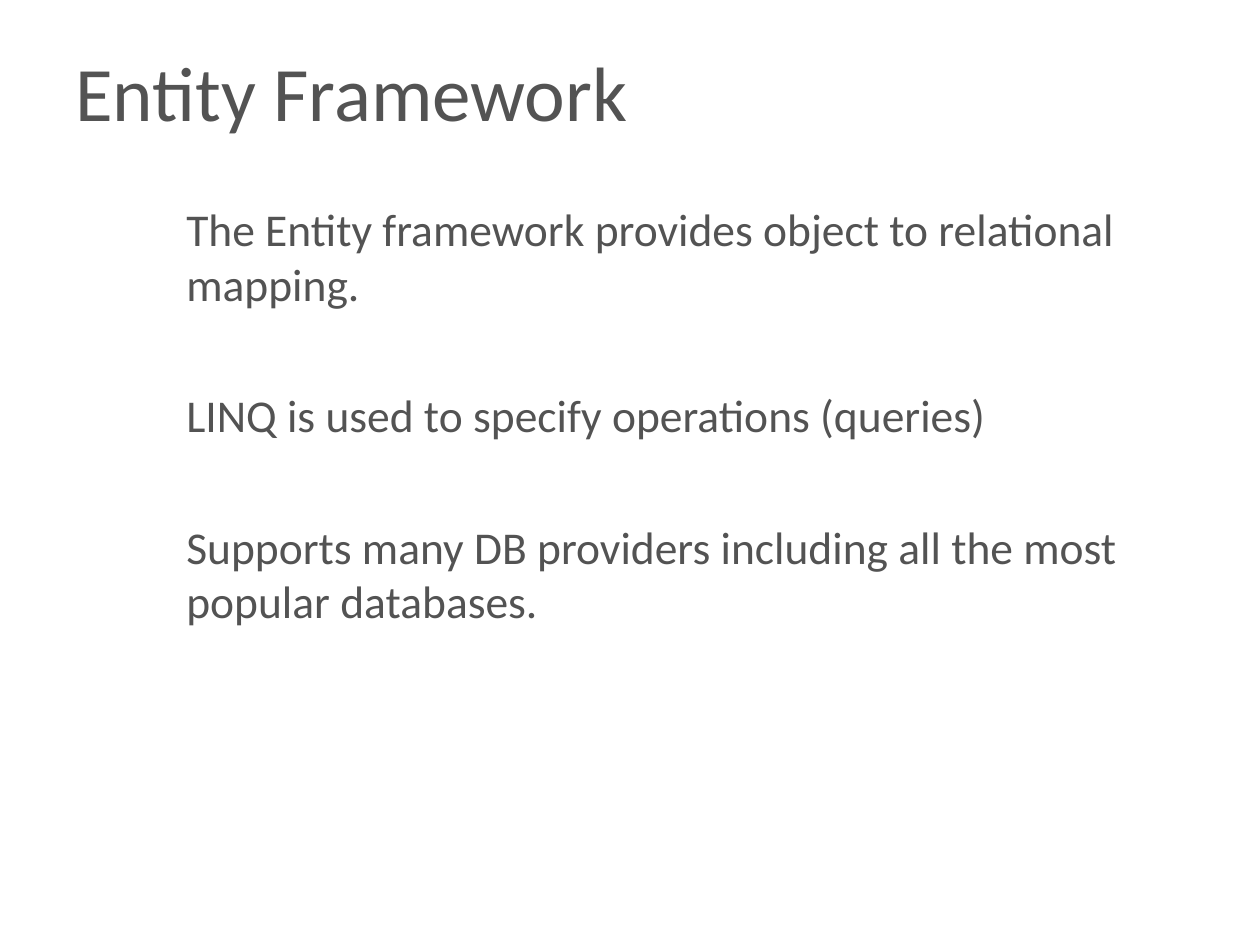
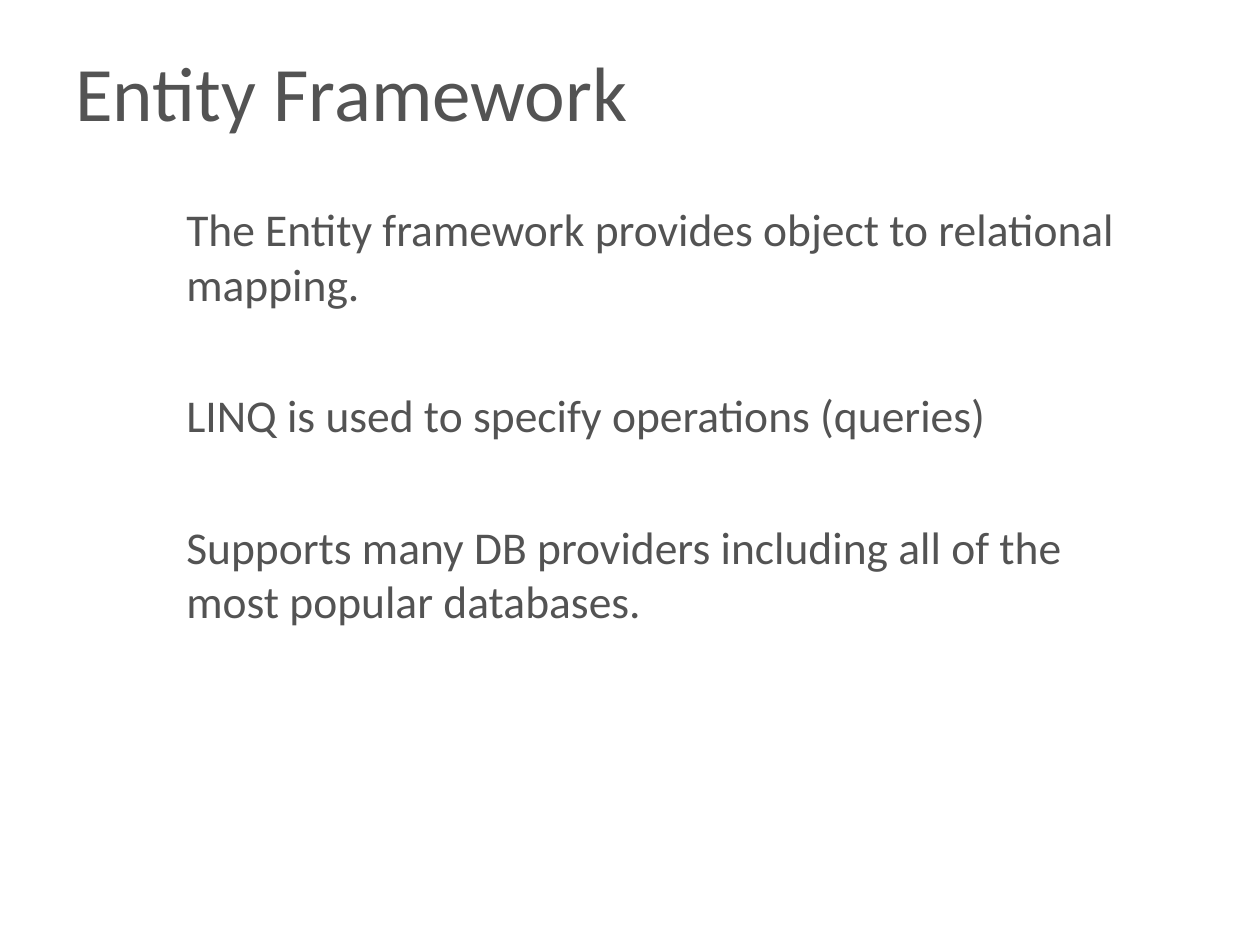
Before and after one commit to profjamesmohawk/asp, a slide deck: slide 3 of DataAccess/lecture.pptx. Drawn at 1260x945 pixels with LibreOffice and Linux fonts; fonts in the diff are those of the drawing; background and template pictures are left out. Boxes give left, top, right and bottom in pixels: in the first picture for what was removed or moved away, otherwise in the second. Text is boxed around its words. In the diff, an @@ line names an element or a change of style, - is before the commit and + after.

```diff
--- a/DataAccess/lecture.pptx
+++ b/DataAccess/lecture.pptx
@@ text at [186,532,1061,626]: text changed @@
-Supports many DB providers including all the most popular databases.
+Supports many DB providers including all of the most popular databases.
```
Also in this commit, not shown: 1 other slide changed, 14 other files.
